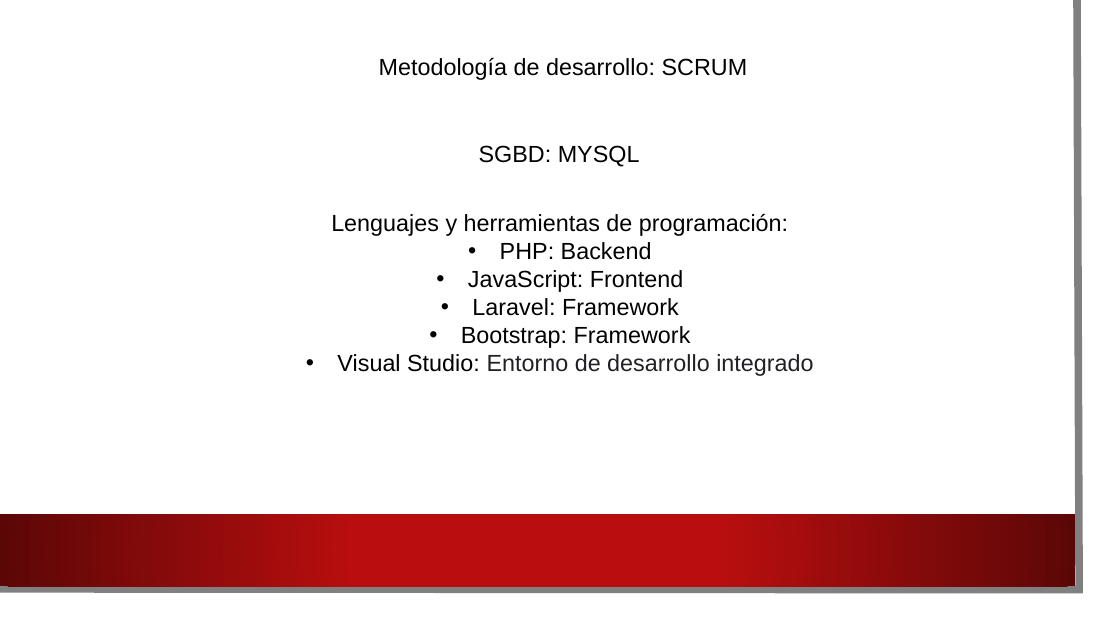
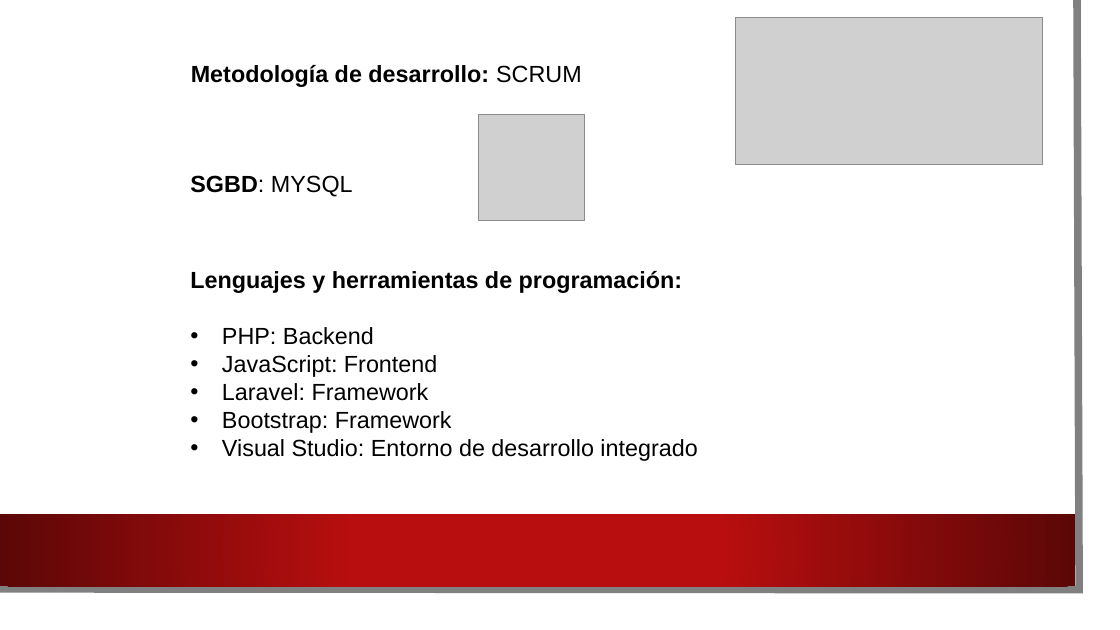
Before and after one commit to HeberZabdiel/FarmaciaGiDocumentos, a slide deck: slide 8 of Presentacion asesor uno.pptx (slide 9 before the commit). Drawn at 1120x630 pixels with LibreOffice and Linux fonts; fonts in the diff are those of the drawing; grey boxes stand for pictures; background and template pictures are left out. Boxes give left, top, right and bottom in pixels: in the first picture for what was removed or moved away, otherwise in the second. Text is boxed around its words. In the diff, an @@ line names an element or a change of style, - is before the commit and + after.

```diff
--- a/Presentacion asesor uno.pptx
+++ b/Presentacion asesor uno.pptx
@@ picture added at (735,18,1042,165) @@
@@ text "Metodología de desarrollo: SCRUM": place and size @@
-text "Metodología de desarrollo: SCRUM" at (379,57,748,80)
+text "Metodología de desarrollo: SCRUM" at (191,65,582,87)
@@ text "Metodología de desarrollo: SCRUM" at (191,65,582,87): bold on in "Metodología de desarrollo:" @@
@@ picture added at (479,114,585,220) @@
@@ text "SGBD: MYSQL": place and size @@
-text "SGBD: MYSQL" at (479,145,640,167)
+text "SGBD: MYSQL" at (190,175,353,197)
@@ text "SGBD: MYSQL" at (190,175,353,197): bold on in "SGBD:" @@
@@ text "Lenguajes y herramientas de programación:": place and size @@
-text "Lenguajes y herramientas de programación:" at (331,213,813,376)
+text "Lenguajes y herramientas de programación:" at (190,271,697,461)
@@ text "Lenguajes y herramientas de programación:" at (190,271,697,461): bold on in "Lenguajes y herramientas de programación:"; text colour #202124 to #000000 in "Entorno de desarrollo integrado"; alignment centre to left @@
```
Also in this commit, not shown: 7 other slides changed, 1 slide removed.
